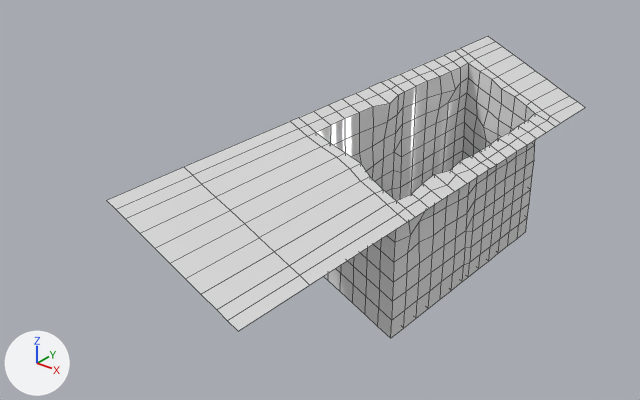
Two versions of the FBX model Assets/Models/Ground Modules/Ground_Module_003.fbx, one commit apart.
One viewpoint serves both versions: a 50 mm lens placed at (6.86, -9.06, 3.99), pointed at (0.09, -0.59, -1.26). Lighting does not change. The marker at lower left points along +X, +Y and +Z. Mesh edges are drawn as thin lines. Where no turn or scale is listed for an object, it has been applied to the vertices.

In view in the first picture: 'Ground_Module_003'.
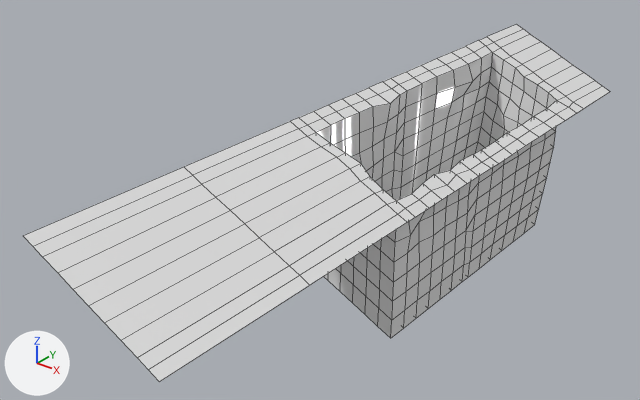
The change, as a list of edits to the scene's bpy script:
```text
Change me_plane_005:
    used by ob_ground_module_003; location = (0.0, 0.0, 0.0)
    remove me_plane_005.from_pydata(...)  # 494 vertices, 466 faces; spans x 0.0..1.81, y -4.0..4.0, z -2.72..0.0
    add me_plane_005.from_pydata(...)  # 494 vertices, 466 faces; spans x 0.0..1.81, y -5.0..5.0, z -2.72..0.0
    me_plane_005 part 1: 256 of 494 vertices moved; they spanned x 0.0..1.81, y 0.87..4.0, z -2.72..0.0 and now span x 0.0..1.81, y 0.89..5.0, z -2.72..0.0; mean shift (0.0, 0.38, 0.0); largest move (1.81, 4.0, -0.85) -> (1.81, 5.0, -0.85)
    me_plane_005 part 2: all 11 vertices in x 0.0..1.81, y -4.0, z -0.85..0.0 are moved by (0.0, -1.0, 0.0)
```

Where the change shows, as pixel boxes (x1, y1, x2, y2) in the pictures (640 x 400 px; the box of a moved part takes in the faces that stretch with it):
'Ground_Module_003', reshaped (23% wider, 18% taller)
    before: (107, 36, 585, 338)
    after: (23, 24, 610, 382)
part 1 of me_plane_005, moved or reshaped
    before: (369, 36, 585, 277)
    after: (369, 24, 610, 277)
part 2 of me_plane_005, moved or reshaped
    before: (107, 167, 309, 331)
    after: (23, 167, 309, 382)
